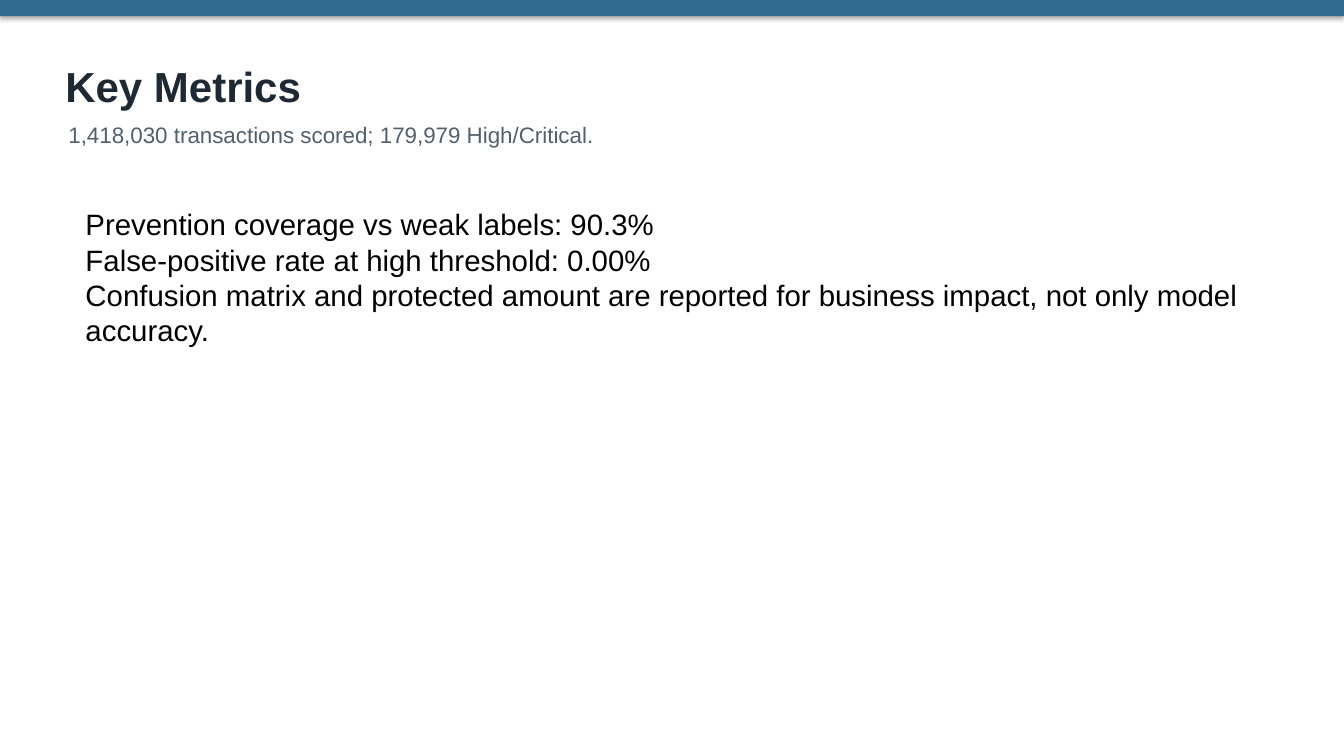
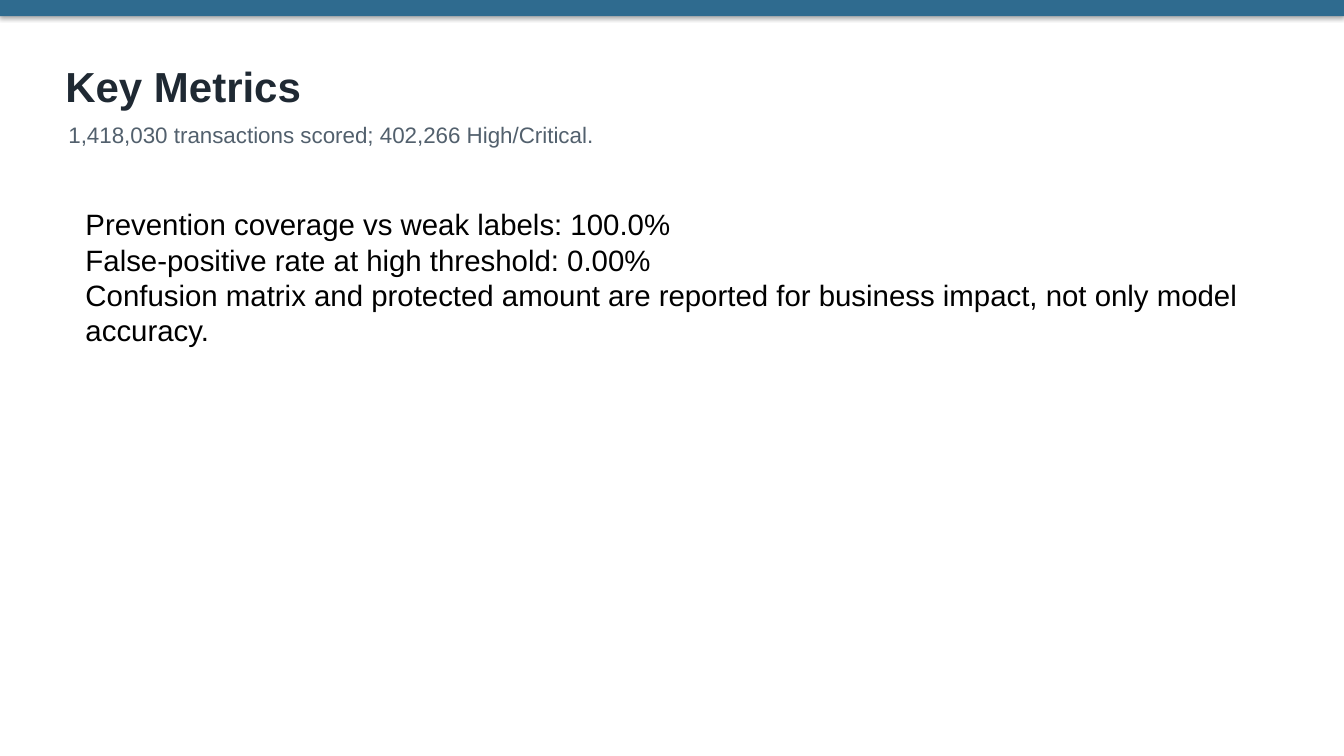
Before and after one commit to sonson0910/Fraud_Anomaly_Detection, a slide deck: slide 4 of report/final_slide_deck.pptx. Drawn at 1344x756 pixels with LibreOffice and Linux fonts; fonts in the diff are those of the drawing. Boxes give left, top, right and bottom in pixels: in the first picture for what was removed or moved away, otherwise in the second. Text is boxed around its words. In the diff, an @@ line names an element or a change of style, - is before the commit and + after.

Commit message:
Add customer 360 hybrid fraud prevention flow

```diff
--- a/report/final_slide_deck.pptx
+++ b/report/final_slide_deck.pptx
@@ text at bbox=[68, 127, 594, 148]: text changed @@
-1,418,030 transactions scored; 179,979 High/Critical.
+1,418,030 transactions scored; 402,266 High/Critical.
@@ text at bbox=[85, 213, 670, 241]: text changed @@
-Prevention coverage vs weak labels: 90.3%
+Prevention coverage vs weak labels: 100.0%
```
Also in this commit, not shown: 1 other slide changed, 2 slides added, 32 other files.
